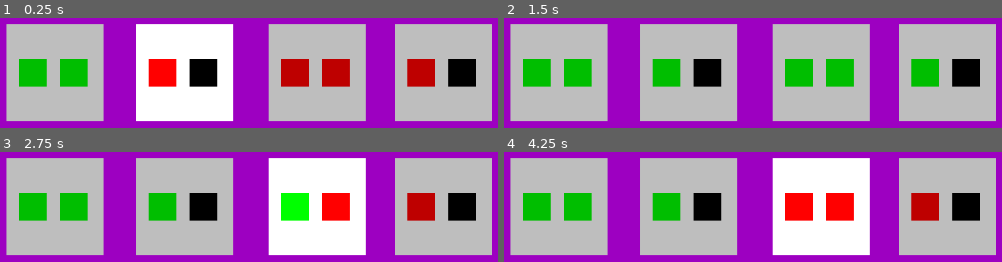
Above: before the commit, frames 1-4 (two rows, left to right).
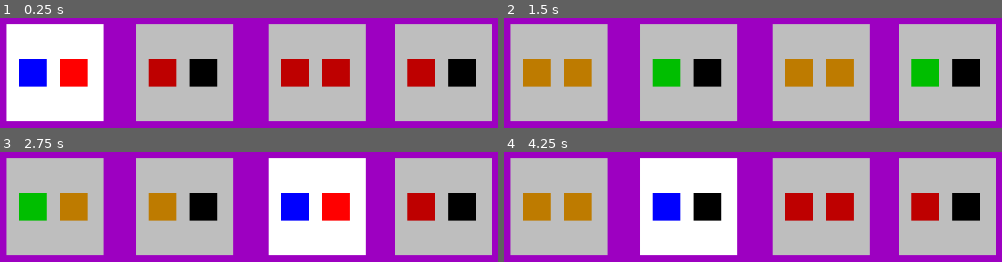
Above: after the commit, the same moments.

Repository: firesmoker/rhythmcards
Game: Godot game, scene res://game.tscn
Two runs of this game, one before a commit and one after it. Both use one fixed random seed, a clock stepped at 60 frames per second and the inputs below.
Inputs:
- Up to frame 1 (0.25 s): no input
- Up to frame 2 (1.5 s): hold Space (play, bound only after the commit) 0.53-1.28 s; tap Space (play, bound only after the commit) at 1.35 s
- Up to frame 3 (2.75 s): hold Space (play, bound only after the commit) from 2.03 s (still down)
- Up to frame 4 (4.25 s): release Space (play, bound only after the commit) at 2.78 s; tap Space (play, bound only after the commit) at 2.85 s; tap Enter at 3.5 s; hold Space (play, bound only after the commit) from 3.53 s (still down)

The runs differ from the first frame. In frame 1, 33% of the frame differs, in the area x 1-47%, y 5-94%; in frame 2, 5.7%; in frame 3, 4.3%; in frame 4, 36%, in the area x 3-74%, y 5-94%.

Commit message:
fix note card finished behaviour, no pre beat, passing to next card

Diff:
--- a/project.godot
+++ b/project.godot
@@ -14,3 +14,21 @@
 run/main_scene="res://game.tscn"
 config/features=PackedStringArray("4.4", "Forward Plus")
 config/icon="res://icon.svg"
+
+[input]
+
+left={
+"deadzone": 0.2,
+"events": [Object(InputEventKey,"resource_local_to_scene":false,"resource_name":"","device":-1,"window_id":0,"alt_pressed":false,"shift_pressed":false,"ctrl_pressed":false,"meta_pressed":false,"pressed":false,"keycode":0,"physical_keycode":4194319,"key_label":0,"unicode":0,"location":0,"echo":false,"script":null)
+]
+}
+right={
+"deadzone": 0.2,
+"events": [Object(InputEventKey,"resource_local_to_scene":false,"resource_name":"","device":-1,"window_id":0,"alt_pressed":false,"shift_pressed":false,"ctrl_pressed":false,"meta_pressed":false,"pressed":false,"keycode":0,"physical_keycode":4194321,"key_label":0,"unicode":0,"location":0,"echo":false,"script":null)
+]
+}
+play={
+"deadzone": 0.2,
+"events": [Object(InputEventKey,"resource_local_to_scene":false,"resource_name":"","device":-1,"window_id":0,"alt_pressed":false,"shift_pressed":false,"ctrl_pressed":false,"meta_pressed":false,"pressed":false,"keycode":0,"physical_keycode":32,"key_label":0,"unicode":32,"location":0,"echo":false,"script":null)
+]
+}
--- a/scenes/note_card.tscn
+++ b/scenes/note_card.tscn
@@ -32,3 +32,5 @@
 offset_top = 50.0
 offset_right = 117.0
 offset_bottom = 90.0
+
+[node name="DeactivateTimer" type="Timer" parent="."]
--- a/scripts/game.gd
+++ b/scripts/game.gd
@@ -6,7 +6,7 @@
 var one_beat_duration_counter: float = 0
 
 var pre_beat_duration_counter: float = 0
-var pre_beat_num: int = 1
+#var pre_beat_num: int = 1
 
 var last_note_card_finished: int = 0
 
@@ -25,12 +25,17 @@
 #@export var note_cards: Array[Panel]
 #@onready var note_card_1: Panel = $CanvasLayer/NoteCard1
 signal beat_signal
+signal play_signal
 signal activate_signal
 signal round_changed
 
+func _unhandled_input(event: InputEvent) -> void:
+	if event.is_action_pressed("play"):
+		emit_signal("play_signal",elapsed_round_time)
+
 func _ready() -> void:
 	one_beat_duration = tempo / 135
-	print(one_beat_duration)
+	#print(one_beat_duration)
 	number_of_beats_in_round = time_signature * number_of_bars
 	round_duration = number_of_beats_in_round * one_beat_duration
 	round_num = -1
@@ -40,20 +45,20 @@
 func _process(delta: float) -> void:
 	elapsed_round_time += delta
 	#print(elapsed_round_time)
-	pre_beat_counter(delta)
+	#pre_beat_counter(delta)
 	beat_counter(delta)
 	if last_note_card_finished == beat_num:
-		print("ready to pass to next card: " + str(last_note_card_finished + 1))
+		#print("ready to pass to next card: " + str(last_note_card_finished + 1))
 		emit_signal("activate_signal",last_note_card_finished + 1,false)
 
-func pre_beat_counter(delta: float) -> void:
-	pre_beat_duration_counter += delta
-	if pre_beat_duration_counter >= one_beat_duration/2:
-		pre_beat_num += 1
-		pre_beat_num -= one_beat_duration
-		if pre_beat_num > number_of_beats_in_round:
-			pre_beat_num = 1
-			elapsed_round_time = 0
+#func pre_beat_counter(delta: float) -> void:
+	#pre_beat_duration_counter += delta
+	#if pre_beat_duration_counter >= one_beat_duration/2:
+		#pre_beat_num += 1
+		#pre_beat_num -= one_beat_duration
+		#if pre_beat_num > number_of_beats_in_round:
+			#pre_beat_num = 1
+			#elapsed_round_time = 0
 
 func beat_counter(delta: float) -> void:
 	one_beat_duration_counter += delta
@@ -64,11 +69,12 @@
 			beat_num = 1
 			elapsed_round_time = 0
 			emit_signal("round_changed")
+			last_note_card_finished = -1
 		emit_signal("beat_signal",beat_num)
-		print("beat_signal")
+		#print("beat_signal")
 
 func _on_beat_signal(beat_num: int) -> void:
-	pass
+	print(beat_num)
 #
 #func clear_cards_visuals() -> void:
 	#for card in note_cards:
--- a/scripts/note_card.gd
+++ b/scripts/note_card.gd
@@ -1,19 +1,23 @@
 class_name NoteCard extends Panel
 @onready var note_1: Panel = $Note1
 @onready var note_2: Panel = $Note2
+@onready var deactivate_timer: Timer = $DeactivateTimer
 
 @export var notes: Array[float]
 var notes_dictionary: Dictionary
 enum note_status_types {ACTIVE,MISSED,PLAYED,PLAYED_BAD,INACTIVE}
 #var note_timings: Array[float]
 #var notes_triggered: Array[bool]
-var active_note_num: int = -1
+@export var note_activation_allowed: bool = true
 var active: bool:
 	set(value):
 		active = value
 		toggle_highlight(value)
 @export var beat_num: int = 1
 var game: Game
+
+func disable_deactivation_timer() -> void:
+	deactivate_timer.stop()
 
 func construct_notes_dictionary(note_durations_array: Array) -> void:
 	notes_dictionary.clear()
@@ -29,13 +33,17 @@
 		index += 1
 	calculate_note_timings()
 	update_note_visuals()
-	print(notes_dictionary)
+	#print("note_card: " + name + str(notes_dictionary))
 
 func update_note_visuals() -> void:
 	for i in notes_dictionary.size():
 		match notes_dictionary[i]["status"]:
 			note_status_types.INACTIVE:
 				notes_dictionary[i]["game_object"].modulate =  Color.RED
+			note_status_types.MISSED:
+				notes_dictionary[i]["game_object"].modulate =  Color.ORANGE
+			note_status_types.ACTIVE:
+				notes_dictionary[i]["game_object"].modulate =  Color.BLUE
 			note_status_types.PLAYED:
 				notes_dictionary[i]["game_object"].modulate =  Color.GREEN
 
@@ -59,75 +67,77 @@
 func _ready() -> void:
 	game = find_parent("Game")
 	if game != null:
-		game.beat_signal.connect(toggle_by_beat)
+		game.beat_signal.connect(beat_signal_effects)
+		game.play_signal.connect(play)
 		#game.round_changed.connect(set_note_timings.bind(notes))
 		game.round_changed.connect(construct_notes_dictionary.bind(notes))
+		game.round_changed.connect(disable_deactivation_timer)
+		#game.beat_signal.connect(allow_note_activation)
 		game.activate_signal.connect(toggle_by_beat)
+		game.activate_signal.connect(activate_signal_effects)
 	construct_notes_dictionary(notes)
-	#reset_note_triggers()
-	#for note in notes:
-		#notes_triggered.append(false)
 
-#func automatic_note_play(time: float) -> void:
-	#var count: int = 0
-	#for note_timing: float in note_timings:
-		#if not notes_triggered[count]:
-			#if time >= note_timing:
-				#print("triggerd " + str(note_timing))
-				#notes_triggered[count] = true
-		#count += 1
+func start_deactivation_timer(round_beat: int,time: float) -> void:
+	if beat_num == round_beat:
+		deactivate_timer.start(time)
+		await deactivate_timer.timeout
+		deactivate()
 
-func autoplay(time: float) -> void:
-	for i in range(notes_dictionary.size()):
-		if notes_dictionary[i]["status"] == note_status_types.ACTIVE:
-			if time >= notes_dictionary[i]["timing"]:
-				#print("dict triggerd " + str(notes_dictionary[i]["timing"]))
-				play_note_by_index(i)
-				#notes_dictionary[i]["status"] = note_status_types.PLAYED
+func deactivate() -> void:
+	for note in notes_dictionary:
+		match notes_dictionary[note]["status"]:
+			note_status_types.PLAYED:
+				pass
+			_:
+				notes_dictionary[note]["status"] = note_status_types.MISSED
 	update_note_visuals()
+	active = false
+
+func beat_signal_effects(round_beat: int, verify: bool = true) -> void:
+	start_deactivation_timer(round_beat, game.one_beat_duration)
+	toggle_by_beat(round_beat, true)
+
+func activate_signal_effects(round_beat: int, verify: bool = true) -> void:
+	if round_beat == beat_num:
+		print(str(beat_num) + " card activated")
+
+func play(time: float) -> void:
+	if active:
+		for i in range(notes_dictionary.size()):
+			if notes_dictionary[i]["status"] == note_status_types.ACTIVE:
+				if time >= notes_dictionary[i]["timing"]:
+					play_note_by_index(i)
+				return
+		update_note_visuals()
 
 func play_note_by_index(note_index: int) -> void:
 	if note_index in notes_dictionary:
-		notes_dictionary[note_index]["status"] = note_status_types.PLAYED
-	if note_index + 1 in notes_dictionary:
-		notes_dictionary[note_index + 1]["status"] = note_status_types.ACTIVE
+		if notes_dictionary[note_index]["status"] == note_status_types.ACTIVE:
+			notes_dictionary[note_index]["status"] = note_status_types.PLAYED
+		if note_index + 1 in notes_dictionary:
+			notes_dictionary[note_index + 1]["status"] = note_status_types.ACTIVE
 
 func _process(delta: float) -> void:
 	if active:
-		#automatic_note_play(game.elapsed_round_time)
-		autoplay(game.elapsed_round_time)
-		update_when_all_notes_finished()
+		#autoplay(game.elapsed_round_time)
+		handle_deactivate_and_allow_next_card()
+	update_note_visuals()
 
-#func set_note_timings(notes_array: Array = notes) -> void:
-	#note_timings.clear()
-	#var time_before_card_starts: float = game.one_beat_duration * (beat_num-1)
-	#var count: int = 0
-	#for note in notes_array:
-		#var current_note_duration: float = note * game.one_beat_duration / game.one_beat_value
-		#var previous_note_timing: float = 0
-		#if count == 0:
-			#note_timings.append(time_before_card_starts)
-		#elif count > 0:
-			#previous_note_timing = note_timings[count - 1]
-			#note_timings.append(previous_note_timing + current_note_duration)
-		#count += 1
-		#print("for card " + str(name) + " note " + str(count) + " timing is " + str(note_timings[count - 1]))
-	#reset_note_triggers()
 
 func toggle_by_beat(round_beat: int, verify: bool = true) -> void:
 	if verify:
 		if game.beat_num != round_beat:
+			#print("for card " + str(beat_num) + " game.beat_num is " + str(game.beat_num) + "and round_beat is: " + str(round_beat))
 			return
 	if round_beat == beat_num:
 		active = true
 		activate_note_by_index(0)
 	else:
+		#print("for card " + str(beat_num) + " beat_num is " + str(beat_num) + "and round_beat is: " + str(round_beat))
 		active = false
 
-#func reset_note_triggers() -> void:
-	#notes_triggered.clear()
-	#for note in notes:
-		#notes_triggered.append(false)
+func handle_deactivate_and_allow_next_card() -> void:
+	update_when_all_notes_finished()
 
 func update_when_all_notes_finished() -> void:
 	for note in notes_dictionary:
@@ -137,10 +147,11 @@
 			note_status_types.ACTIVE:
 				return
 	game.last_note_card_finished = beat_num
-	print("last note card finished in game: " + str(game.last_note_card_finished))
+	#print("last note card finished in game: " + str(game.last_note_card_finished))
 
 func activate_note_by_index(index: int) -> void:
-	if index in notes_dictionary:
+	#print("activate_note_by_index triggered for " + str(beat_num))
+	if index in notes_dictionary and note_activation_allowed:
 		if notes_dictionary[index]["status"] == note_status_types.INACTIVE:
 			notes_dictionary[index]["status"] = note_status_types.ACTIVE
 
@@ -149,3 +160,7 @@
 		modulate = Color.WHITE
 	else:
 		modulate = Color.GRAY
+
+func allow_note_activation(beat_input: int) -> void:
+	if beat_input == beat_num:
+		note_activation_allowed = true
Not shown, added: todo.md
